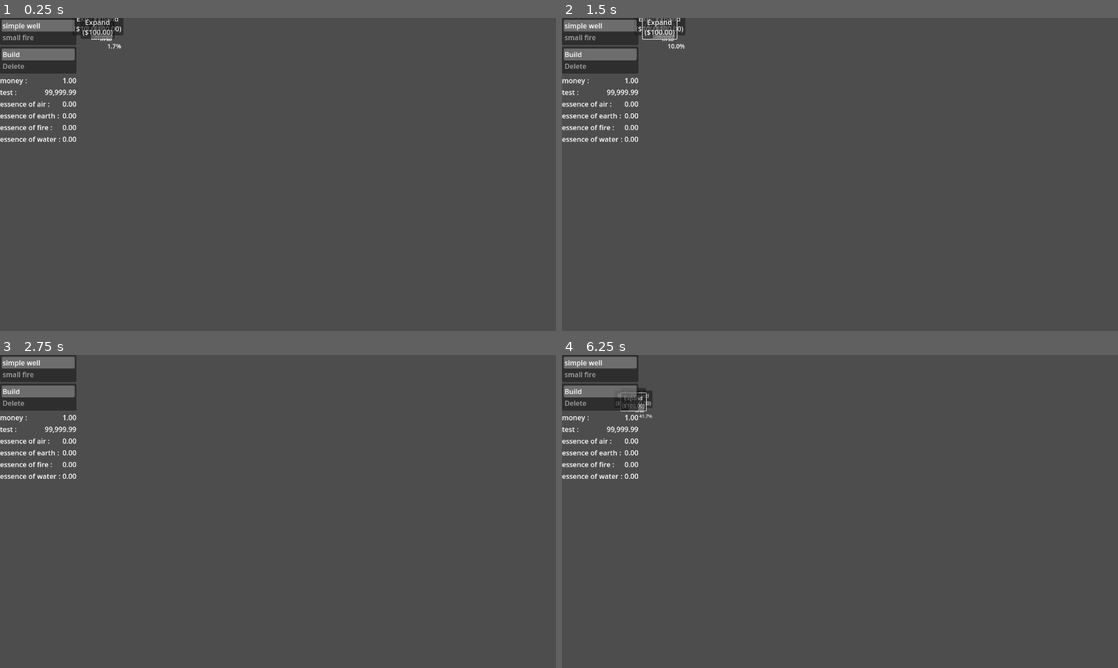
Above: before the commit, frames 1-4 (two rows, left to right).
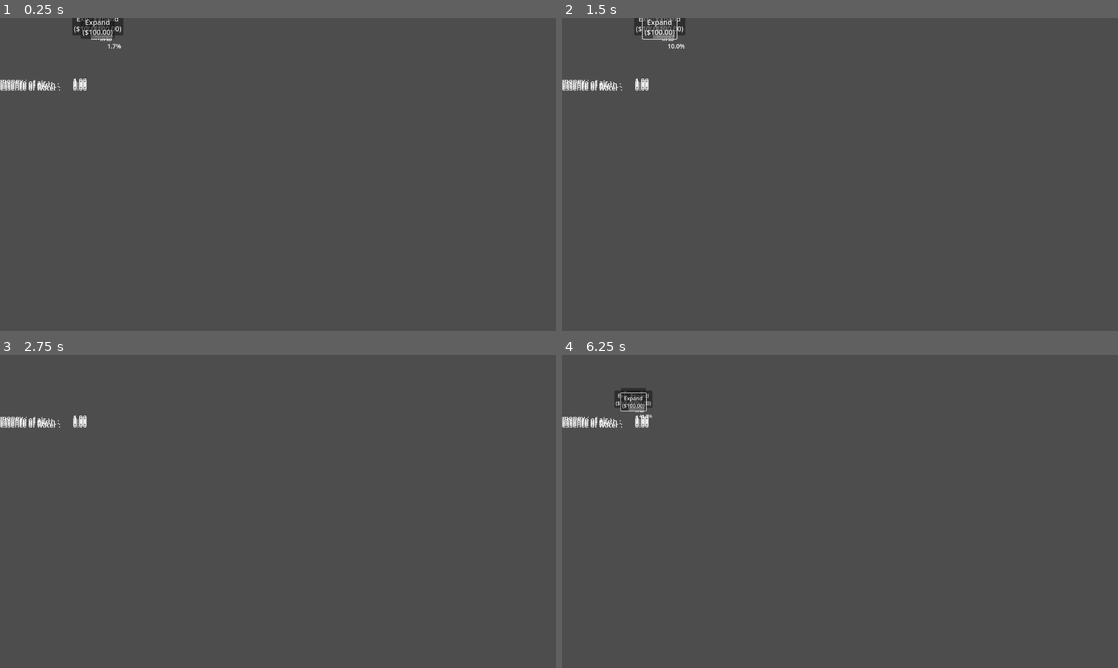
Above: after the commit, the same moments.

Repository: AtkinTC/Godot-Garden
Game: Godot game, scene res://Scenes/main.tscn
Same seed, same stepped clock (60 frames per second), same inputs: the game is played once before the commit and once after it.
Inputs (mouse positions are in pixels of both pictures, inside the frame that each line leads up to):
- Up to frame 1 (0.25 s): no input
- Up to frame 2 (1.5 s): click "Expand ($100.00)" at 0.5 s; click (650, 21) at 1.27 s
- Up to frame 3 (2.75 s): tap Enter at 2 s; move the mouse to (400, 495) at 2.02 s; hold D (ui_right) from 2.03 s (still down); tap Mouse wheel up (zoom_in) at 2.1 s
- Up to frame 4 (6.25 s): move the mouse to (728, 527) at 2.77 s; release D (ui_right) at 2.78 s; hold S (ui_down) 2.78-3.53 s; tap Mouse wheel down (zoom_out) at 2.85, 4.35, 5.85 s; tap Space at 3.5, 5 s; move the mouse to (895, 442) at 3.52 s; hold D (ui_right) 3.53-4.28 s; tap Mouse wheel up (zoom_in) at 3.6, 5.1 s; tap Enter at 4.25, 5.75 s; move the mouse to (812, 574) at 4.27 s; hold W (ui_up) 4.28-5.03 s; move the mouse to (1006, 558) at 5.02 s; hold A (ui_left) from 5.03 s (still down); move the mouse to (673, 464) at 5.77 s

The runs differ from the first frame. In frame 1, 3.1% of the frame differs, in the area x 0-16%, y 0-40%; in frame 2, 3.1%; in frame 3, 3.1%; in frame 4, 3.0%.
Error after the commit: Invalid access to property or key 'AMOUNT' on a base object of type 'Node (ResourceManager.gd)'. (res://Singletons/PurchaseManager.gd:14)

Commit message:
refactor and improve resource display
-use signals to update ResourceDisplay when needed instead of polling every frame
-add progress bar to ResourceDisplay, which resource specific colors
-rename ResourceDisplayBox to ResourceDisplayContainer

Diff:
--- a/Scenes/UI/ResourceDisplay.gd
+++ b/Scenes/UI/ResourceDisplay.gd
@@ -1,33 +1,56 @@
-extends Node
+extends Control
 class_name ResourceDisplay
 
-@onready var name_label : Label = $NameLabel
-@onready var amount_label : Label = $AmountLabel
+@onready var progress_bar : TextureProgressBar = $ProgressBar
+@onready var name_label : Label = $H/NameLabel
+@onready var amount_label : Label = $H/AmountLabel
 
 var resource_key : String
-var passive : bool = false
+
+@onready var progress_bar_tint := progress_bar.tint_progress
+@onready var progress_bar_tint_back := progress_bar.tint_under
 
 var display_name : String = ""
 var display_amount : String = ""
 var amount : float = 0.00
+var capacity : float = -1.0
 
 func _ready():
-	update_values()
+	ResourceManager.resource_quantity_changed.connect(_on_resource_quantity_changed)
+	setup()
 	update_display()
 
-func _process(_delta):
-	if(!passive):
-		update_values()
-	update_display()
+# setup initial display settings
+# settings which are not expected to change often
+func setup():
+	if(resource_key == null || resource_key == ""):
+		return
 
-func update_values():
-	if(resource_key):
-		set_display_name(ResourceManager.get_resource_attribute(resource_key, ResourceManager.DISPLAY_NAME))
-		set_amount(ResourceManager.get_resource_attribute(resource_key, ResourceManager.AMOUNT))
+	set_display_name(ResourceManager.get_resource_attribute(resource_key, ResourceManager.DISPLAY_NAME))
+	set_amount(ResourceManager.get_resource_attribute(resource_key, ResourceManager.QUANTITY))
+	set_capacity(ResourceManager.get_resource_attribute(resource_key, ResourceManager.CAPACITY))
 
+	var display_colors = ResourceManager.get_resource_attribute(resource_key, ResourceManager.DISPLAY_COLORS, [])
+	if(display_colors.size() > 0):
+		progress_bar_tint = display_colors[0] as Color
+	if(display_colors.size() > 1):
+		progress_bar_tint_back = display_colors[1] as Color
+	progress_bar.tint_progress = progress_bar_tint
+	progress_bar.tint_under = progress_bar_tint_back
+
+# update the display based on current values
 func update_display():
 	name_label.text = display_name
+
+	set_display_amount(Utils.format_comma_seperated("%.2f" % amount))
 	amount_label.text = display_amount
+
+	if(resource_key):
+		progress_bar.max_value = 100.00
+		if(capacity > 0):
+			progress_bar.value = amount * 100.0 / capacity
+		else:
+			progress_bar.value = 0
 
 func set_resource_key(_resource_key):
 	resource_key = _resource_key
@@ -40,23 +63,12 @@
 
 func set_amount(_amount : float):
 	amount = _amount
-	set_display_amount(format_comma_seperated("%.2f" % amount))
 
-func format_comma_seperated(number : String) -> String:
-	var number_string = str(number)
-	var parts := number_string.split(".")
+func set_capacity(_capacity : float):
+	capacity = _capacity
 
-	if(parts.size() == 0):
-		return number_string
-
-	var pre = parts[0]
-	var pos = pre.length() - 3
-	while(pos > 0):
-		pre = pre.insert(pos, ",")
-		pos -= 3
-
-	if(parts.size() == 2):
-		var post = parts[1]
-		return pre + "." + post
-
-	return pre
+# trigger amount update and recalculate display when resource updates
+func _on_resource_quantity_changed(_resource_key : String, _old_quantity : float, _new_quantity : float):
+	if(resource_key == _resource_key):
+		set_amount(_new_quantity)
+		update_display()
--- a/Scenes/UI/ResourceDisplay.tscn
+++ b/Scenes/UI/ResourceDisplay.tscn
@@ -1,24 +1,41 @@
-[gd_scene load_steps=2 format=3 uid="uid://cgvrlmebsl31q"]
+[gd_scene load_steps=3 format=3 uid="uid://cgvrlmebsl31q"]
 
 [ext_resource type="Script" path="res://Scenes/UI/ResourceDisplay.gd" id="1_l7mov"]
+[ext_resource type="Texture2D" uid="uid://c6iehapq57ncv" path="res://Assets/UI/bar_foreground.png" id="3_n8sck"]
 
-[node name="ResourceDisplay" type="HBoxContainer"]
+[node name="ResourceDisplay" type="Control"]
+minimum_size = Vector2(0, 25)
+anchor_right = 1.0
+grow_horizontal = 2
+script = ExtResource( "1_l7mov" )
+metadata/_edit_use_custom_anchors = false
+
+[node name="ProgressBar" type="TextureProgressBar" parent="."]
+anchor_right = 1.0
+anchor_bottom = 1.0
+value = 50.0
+nine_patch_stretch = true
+texture_under = ExtResource( "3_n8sck" )
+texture_progress = ExtResource( "3_n8sck" )
+tint_under = Color(0, 0, 0, 1)
+tint_progress = Color(0.351563, 0.351563, 0.351563, 1)
+
+[node name="H" type="HBoxContainer" parent="."]
 offset_right = 200.0
 offset_bottom = 26.0
-script = ExtResource( "1_l7mov" )
 
-[node name="NameLabel" type="Label" parent="."]
+[node name="NameLabel" type="Label" parent="H"]
 offset_right = 82.0
 offset_bottom = 26.0
 text = "RESOURCE"
 
-[node name="Spacer" type="Label" parent="."]
+[node name="Spacer" type="Label" parent="H"]
 offset_left = 86.0
 offset_right = 91.0
 offset_bottom = 26.0
 text = ":"
 
-[node name="AmountLabel" type="Label" parent="."]
+[node name="AmountLabel" type="Label" parent="H"]
 offset_left = 95.0
 offset_right = 200.0
 offset_bottom = 26.0
--- a/Scenes/UI/ResourceDisplayBox.gd
+++ /dev/null
@@ -1,13 +0,0 @@
-extends VBoxContainer
-class_name ResourceDisplayBox
-
-@onready var resource_display_scene : PackedScene = preload("res://Scenes/UI/ResourceDisplay.tscn")
-
-func _ready():
-	for child in get_children():
-		child.queue_free()
-
-	for resource_key in ResourceManager.get_resource_keys():
-		var resource_display : ResourceDisplay = resource_display_scene.instantiate()
-		resource_display.set_resource_key(resource_key)
-		add_child(resource_display)
--- /dev/null
+++ b/Scenes/UI/ResourceDisplayContainer.gd
@@ -0,0 +1,24 @@
+extends VBoxContainer
+class_name ResourceDisplayContainer
+
+@onready var resource_display_scene : PackedScene = preload("res://Scenes/UI/ResourceDisplay.tscn")
+
+var resource_displays_dict: Dictionary = {}
+
+func _ready():
+	# remove any demo display elements
+	for child in get_children():
+		child.queue_free()
+
+	for resource_key in ResourceManager.get_resource_keys():
+		add_resource_display(resource_key)
+
+# create display scene for a resource if it hasn't already been added
+func add_resource_display(_resource_key: String) -> bool:
+	if(resource_displays_dict.has(_resource_key)):
+		return false
+
+	var resource_display : ResourceDisplay = resource_display_scene.instantiate()
+	resource_display.set_resource_key(_resource_key)
+	add_child(resource_display)
+	return true
--- a/Scenes/main.tscn
+++ b/Scenes/main.tscn
@@ -3,7 +3,7 @@
 [ext_resource type="Script" path="res://Scenes/main.gd" id="1_83mxw"]
 [ext_resource type="Script" path="res://Scenes/Garden/GardenGrid.gd" id="2_754aq"]
 [ext_resource type="Script" path="res://Scenes/UI/ActionsMenu.gd" id="3_7s5ky"]
-[ext_resource type="Script" path="res://Scenes/UI/ResourceDisplayBox.gd" id="4_b13kc"]
+[ext_resource type="Script" path="res://Scenes/UI/ResourceDisplayContainer.gd" id="4_1tjr6"]
 [ext_resource type="PackedScene" uid="uid://cgvrlmebsl31q" path="res://Scenes/UI/ResourceDisplay.tscn" id="4_c7a2p"]
 [ext_resource type="Script" path="res://Scripts/Camera.gd" id="4_sbgaj"]
 [ext_resource type="Script" path="res://Scenes/UI/PurchaseMenu.gd" id="6_lher3"]
@@ -54,13 +54,16 @@
 item_1/text = "ACTION_2"
 script = ExtResource( "3_7s5ky" )
 
-[node name="ResourceDisplayBox" type="VBoxContainer" parent="UI/H/LPanel/V"]
+[node name="ResourceDisplayContainer" type="VBoxContainer" parent="UI/H/LPanel/V"]
 offset_top = 132.0
 offset_right = 200.0
-offset_bottom = 158.0
-script = ExtResource( "4_b13kc" )
+offset_bottom = 157.0
+script = ExtResource( "4_1tjr6" )
 
-[node name="ResourceDisplay" parent="UI/H/LPanel/V/ResourceDisplayBox" instance=ExtResource( "4_c7a2p" )]
+[node name="ResourceDisplay" parent="UI/H/LPanel/V/ResourceDisplayContainer" instance=ExtResource( "4_c7a2p" )]
+anchor_right = 0.0
+offset_right = 200.0
+offset_bottom = 25.0
 
 [node name="GardenNode" type="Node2D" parent="."]
 position = Vector2(205, 5)
--- a/Scripts/Plot/JobPlotComponent.gd
+++ b/Scripts/Plot/JobPlotComponent.gd
@@ -39,9 +39,10 @@
 	var reward_dict : Dictionary = get_object_attribute(ObjectsManager.JOB_COMPLETION_REWARD, {})
 
 	for resource_key in reward_dict:
-		var current_amount = ResourceManager.get_resource_attribute(resource_key, ResourceManager.AMOUNT)
-		var new_amount = current_amount + reward_dict[resource_key]
-		ResourceManager.set_resource_attribute(resource_key, ResourceManager.AMOUNT, new_amount)
+		ResourceManager.change_resource_quantity(resource_key, reward_dict[resource_key])
+		#var current_amount = ResourceManager.get_resource_attribute(resource_key, ResourceManager.AMOUNT)
+		#var new_amount = current_amount + reward_dict[resource_key]
+		#ResourceManager.set_resource_attribute(resource_key, ResourceManager.AMOUNT, new_amount)
 
 	# reset job progress
 	job_progress = 0.0
--- /dev/null
+++ b/Scripts/Utils.gd
@@ -0,0 +1,20 @@
+class_name Utils
+
+static func format_comma_seperated(number : String) -> String:
+	var number_string = str(number)
+	var parts := number_string.split(".")
+
+	if(parts.size() == 0):
+		return number_string
+
+	var pre = parts[0]
+	var pos = pre.length() - 3
+	while(pos > 0):
+		pre = pre.insert(pos, ",")
+		pos -= 3
+
+	if(parts.size() == 2):
+		var post = parts[1]
+		return pre + "." + post
+
+	return pre
--- a/Singletons/ResourceManager.gd
+++ b/Singletons/ResourceManager.gd
@@ -1,29 +1,40 @@
 extends Node
 
+signal resource_quantity_changed(resource_key, old_quantity, new_quantity)
+
 const DISPLAY_NAME := "display_name"
-const INITIAL_AMOUNT := "initial_amount"
-const AMOUNT := "amount"
+const QUANTITY_BASE := "quantity_base"
+const QUANTITY := "quantity"
+const CAPACITY_BASE := "base_capacity"
+const CAPACITY := "capacity"
+
+const DISPLAY_COLORS := "display_colors"
 
 var resource_types := {
 	"MONEY" : {
-		"display_name" : "money",
-		"initial_amount" : 1.00
-	},
-	"TEST_1" : {
-		"display_name" : "test",
-		"initial_amount" : 99999.99
+		DISPLAY_NAME : "money",
+		CAPACITY_BASE : 20,
+		QUANTITY_BASE : 1.00
 	},
 	"AIR_ESS" : {
-		DISPLAY_NAME : "essence of air"
+		DISPLAY_NAME : "essence of air",
+		CAPACITY_BASE : 10,
+		DISPLAY_COLORS : [Color(0.45, 0.6, 0.7), Color(0.3, 0.4, 0.4)]
 	},
 	"EARTH_ESS" : {
-		DISPLAY_NAME : "essence of earth"
+		DISPLAY_NAME : "essence of earth",
+		CAPACITY_BASE : 10,
+		DISPLAY_COLORS : [Color(0.7, 0.6, 0.5), Color(0.3, 0.2, 0.15)]
 	},
 	"FIRE_ESS" : {
-		DISPLAY_NAME : "essence of fire"
+		DISPLAY_NAME : "essence of fire",
+		CAPACITY_BASE : 10,
+		DISPLAY_COLORS : [Color(0.7, 0.4, 0.0), Color(0.3, 0.0, 0.0)]
 	},
 	"WATER_ESS" : {
-		DISPLAY_NAME : "essence of water"
+		DISPLAY_NAME : "essence of water",
+		CAPACITY_BASE : 10,
+		DISPLAY_COLORS : [Color(0.0, 0.0, 0.6), Color(0.0, 0.0, 0.2)]
 	},
 }
 
@@ -32,7 +43,8 @@
 func _ready():
 	for resource_key in resource_types.keys():
 		var dict : Dictionary = resource_types.get(resource_key, {})
-		dict[AMOUNT] = dict.get(INITIAL_AMOUNT, 0.00)
+		dict[QUANTITY] = dict.get(QUANTITY_BASE, 0.00)
+		dict[CAPACITY] = dict.get(CAPACITY_BASE, -1)
 		resources[resource_key] = dict
 
 func get_resource_keys() -> Array:
@@ -44,5 +56,15 @@
 		return
 	dict[attribute_key] = value
 
-func get_resource_attribute(resource_key : String, attribute_key : String):
-	return resources.get(resource_key, {}).get(attribute_key, null)
+func get_resource_attribute(resource_key : String, attribute_key : String, default = null):
+	return resources.get(resource_key, {}).get(attribute_key, default)
+
+func change_resource_quantity(_resource_key: String, _change: float):
+	var old_quantity = get_resource_attribute(_resource_key, QUANTITY, 0.0)
+	set_resource_quantity(_resource_key, old_quantity + _change)
+
+func set_resource_quantity(_resource_key: String, _quantity: float):
+	var old_quantity = get_resource_attribute(_resource_key, QUANTITY, 0.0)
+	if(_quantity != old_quantity):
+		set_resource_attribute(_resource_key, QUANTITY, _quantity)
+		resource_quantity_changed.emit(_resource_key, old_quantity, _quantity)
--- a/project.godot
+++ b/project.godot
@@ -69,15 +69,20 @@
 "language": &"GDScript",
 "path": "res://Scenes/UI/PurchaseMenu.gd"
 }, {
-"base": "Node",
+"base": "Control",
 "class": &"ResourceDisplay",
 "language": &"GDScript",
 "path": "res://Scenes/UI/ResourceDisplay.gd"
 }, {
 "base": "VBoxContainer",
-"class": &"ResourceDisplayBox",
+"class": &"ResourceDisplayContainer",
 "language": &"GDScript",
-"path": "res://Scenes/UI/ResourceDisplayBox.gd"
+"path": "res://Scenes/UI/ResourceDisplayContainer.gd"
+}, {
+"base": "RefCounted",
+"class": &"Utils",
+"language": &"GDScript",
+"path": "res://Scripts/Utils.gd"
 }]
 _global_script_class_icons={
 "ActionsMenu": "",
@@ -93,7 +98,8 @@
 "PlotNode": "",
 "PurchaseMenu": "",
 "ResourceDisplay": "",
-"ResourceDisplayBox": ""
+"ResourceDisplayContainer": "",
+"Utils": ""
 }
 
 [application]
